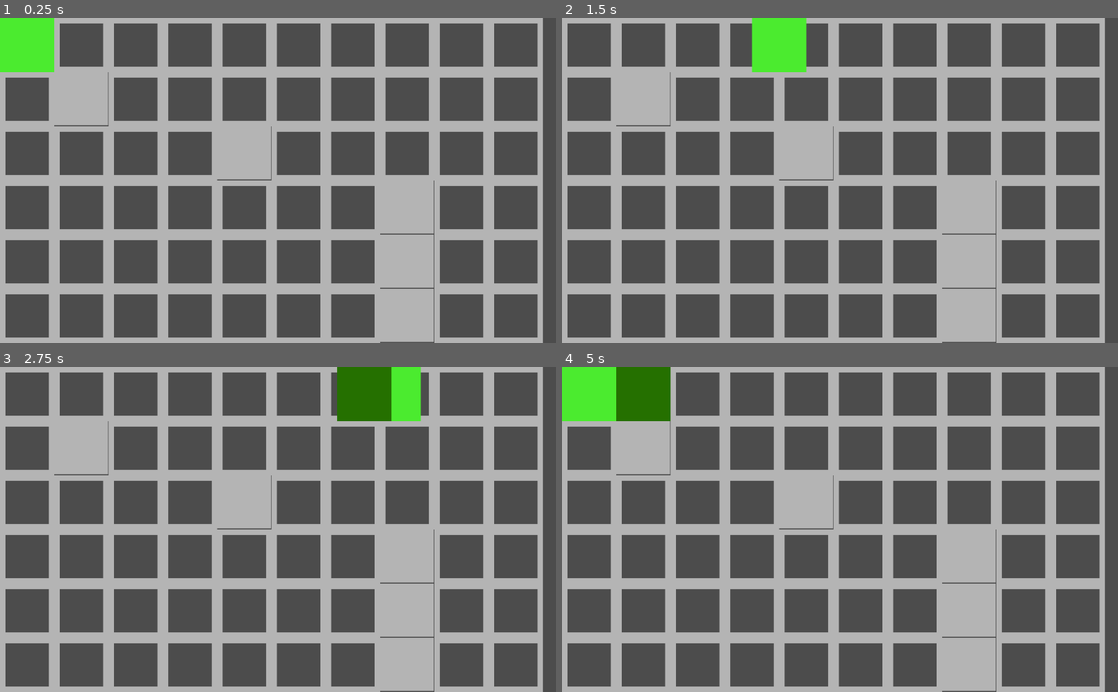
Above: before the commit, frames 1-4 (two rows, left to right).
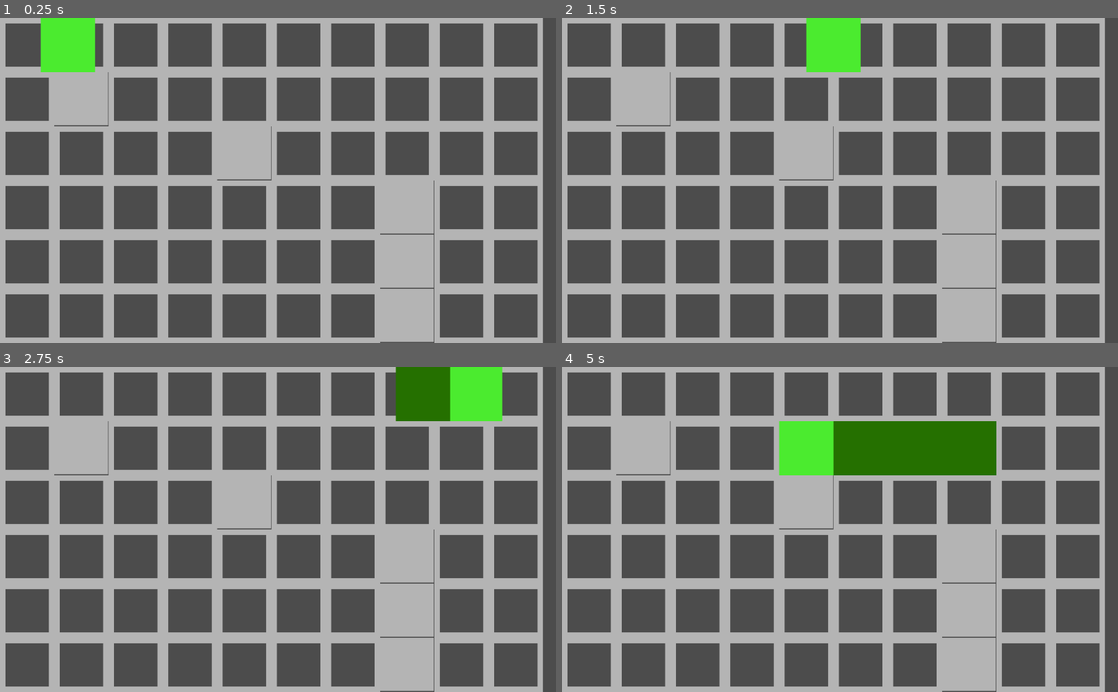
Above: after the commit, the same moments.

Repository: davesilva/ludum-dare-56
Game: Godot game, scene res://game/contexts/gameplay_context/gameplay_context.tscn
The game is run twice, just before and just after one commit, with the same random seed, the same clock (stepped at 60 frames per second) and the same inputs. This scene is started directly instead of the project's main scene.
Inputs (mouse positions are in pixels of both pictures, inside the frame that each line leads up to):
- Up to frame 1 (0.25 s): no input
- Up to frame 2 (1.5 s): move the mouse to (962, 164) at 0.52 s; hold D (standard_move_right) 0.53-1.28 s; hold = (test_overlay_add) 0.53-1.28 s; click (962, 164) at 0.67 s; move the mouse to (728, 196) at 1.27 s; hold F (juice_press_test_feedback) from 1.28 s (still down); tap - (test_overlay_dismiss) at 1.35 s
- Up to frame 3 (2.75 s): move the mouse to (333, 458) at 2.02 s; release F (juice_press_test_feedback) at 2.03 s; hold D (standard_move_right) from 2.03 s (still down); hold Backspace (test_overlay_dismiss_all) from 2.03 s (still down)
- Up to frame 4 (5 s): move the mouse to (812, 594) at 2.77 s; release D (standard_move_right) at 2.78 s; release Backspace (test_overlay_dismiss_all) at 2.78 s; hold W (standard_move_up) 2.78-3.53 s; tap = (test_overlay_add) at 2.85 s; click (812, 594) at 2.92 s; move the mouse to (1006, 578) at 3.52 s; hold - (test_overlay_dismiss) 3.53-4.28 s; hold A (standard_move_left) from 3.53 s (still down); move the mouse to (673, 480) at 4.27 s; tap Backspace (test_overlay_dismiss_all) at 4.35 s

The runs differ from the first frame. In frame 1, 2.5% of the frame differs, in the area x 0-18%, y 0-17%; in frame 2, 3.3%; in frame 3, 5.0%; in frame 4, 9.8%, in the area x 0-79%, y 0-34%.

Commit message:
Make a-star work a bit better

Diff:
--- a/game/entities/snake/snake_head.gd
+++ b/game/entities/snake/snake_head.gd
@@ -73,11 +73,30 @@
 	should_move = true
 
 
+func _get_backup_direction():
+	if current_direction == Vector2.UP and tile_position.y == 0 or current_direction == Vector2.DOWN and tile_position.y == 5:
+		if tile_position.x == 0:
+			return Vector2.RIGHT
+		else:
+			return Vector2.LEFT
+	if current_direction == Vector2.LEFT and tile_position.x == 0 or current_direction == Vector2.RIGHT and tile_position.y == 9:
+		if tile_position.y == 0:
+			return Vector2.DOWN
+		else:
+			return Vector2.UP
+	return current_direction
+
+
 func _get_a_star_next_direction():
 	var route_to_target = Game.world_service.calculate_route_between_points(tile_position, target_tile_position)
 	if route_to_target.empty():
-		return current_direction
-	return route_to_target[0] - tile_position
+		return _get_backup_direction()
+	if route_to_target[0] == tile_position:
+		route_to_target.remove(0)
+	if route_to_target.empty():
+		return _get_backup_direction()
+	var dir = route_to_target[0] - tile_position
+	return dir
 
 func _get_next_direction(allow_random_direction: bool = false) -> Vector2:
 	# only try to change 50% of the time
--- a/game/services/world_service.gd
+++ b/game/services/world_service.gd
@@ -70,16 +70,19 @@
 		a_star.set_point_disabled(a, false)
 	var snake_poses = Game.entity_service.get_snake_positions()
 	for p in snake_poses:
-		a_star.set_point_disabled(a_star.get_closest_point(p, true))
+		a_star.set_point_disabled(tile_pos_to_idx(p))
 	if snake_poses.size() == 1:
 		var from_spot = (-1 * Game.entity_service.get_snake_direction()) + snake_poses[0]
-		a_star.set_point_disabled(a_star.get_closest_point(from_spot, true))
+		a_star.set_point_disabled(tile_pos_to_idx(from_spot))
 
 func calculate_route_between_points(from: Vector2, to: Vector2) -> PoolVector2Array:
-	var from_id = a_star.get_closest_point(from)
-	var to_id = a_star.get_closest_point(to)
-	return a_star.get_point_path(from_id, to_id)
+	var from_id = tile_pos_to_idx(from)
+	var to_id = tile_pos_to_idx(to)
+	var route =  a_star.get_point_path(from_id, to_id)
+	return route
 
+func tile_pos_to_idx(p: Vector2) -> int:
+	return p.y * WIDTH + p.x
 
 #func destroy_all_enemies() -> void:
 #	var enemies = get_tree().get_nodes_in_group(Game.groups.roots.enemy)
